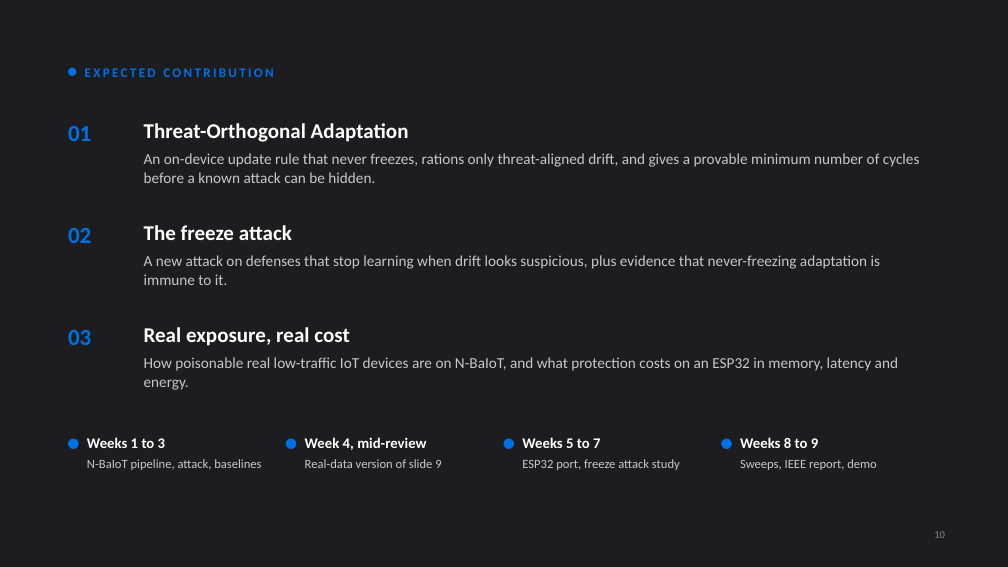
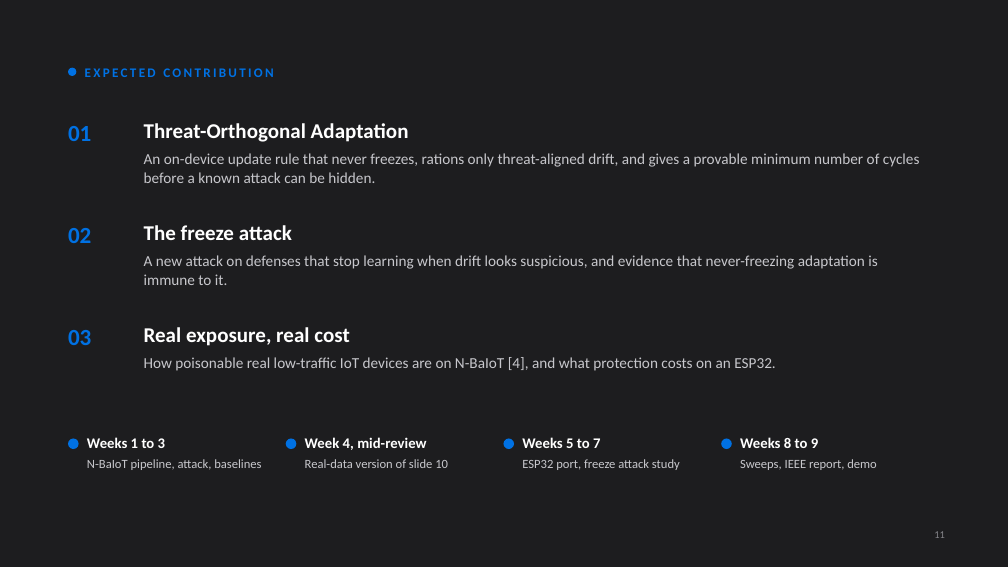
Before and after one commit to IOT-snu/brainstorming, a slide deck: slide 11 of CSD457_First_Presentation.pptx (slide 10 before the commit). Drawn at 1008x567 pixels with LibreOffice and Linux fonts; fonts in the diff are those of the drawing. Boxes give left, top, right and bottom in pixels: in the first picture for what was removed or moved away, otherwise in the second. Text is boxed around its words. In the diff, an @@ line names an element or a change of style, - is before the commit and + after.

```diff
--- a/CSD457_First_Presentation.pptx
+++ b/CSD457_First_Presentation.pptx
@@ text at box(144, 255, 877, 285): text changed @@
-A new attack on defenses that stop learning when drift looks suspicious, plus evidence that never-freezing adaptation is immune to it.
+A new attack on defenses that stop learning when drift looks suspicious, and evidence that never-freezing adaptation is immune to it.
@@ text at box(144, 357, 775, 371): text changed @@
-How poisonable real low-traffic IoT devices are on N-BaIoT, and what protection costs on an ESP32 in memory, latency and energy.
+How poisonable real low-traffic IoT devices are on N-BaIoT [4], and what protection costs on an ESP32.
@@ text at box(305, 459, 448, 468): text changed @@
-Real-data version of slide 9
+Real-data version of slide 10
@@ text at box(934, 531, 945, 538): text changed @@
-10
+11
```
Also in this commit, not shown: 9 other slides changed, 1 slide added, 1 other file.
